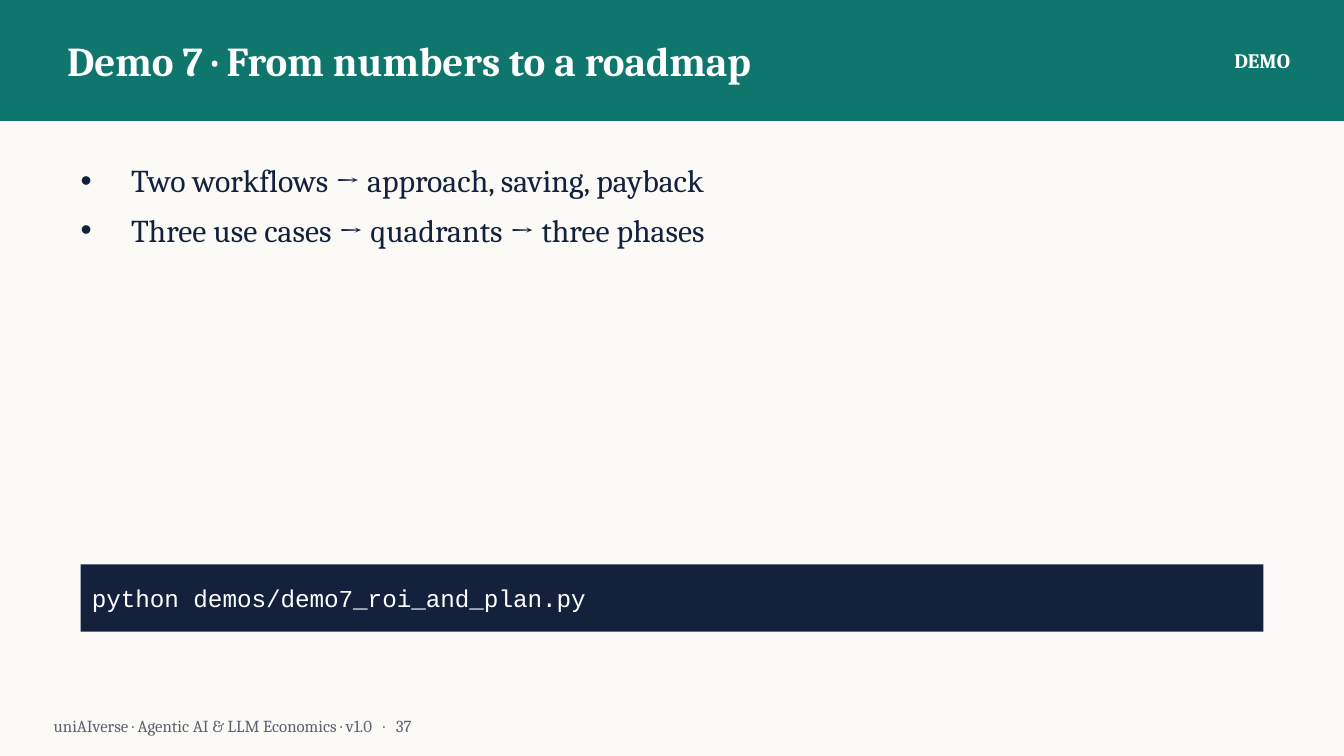
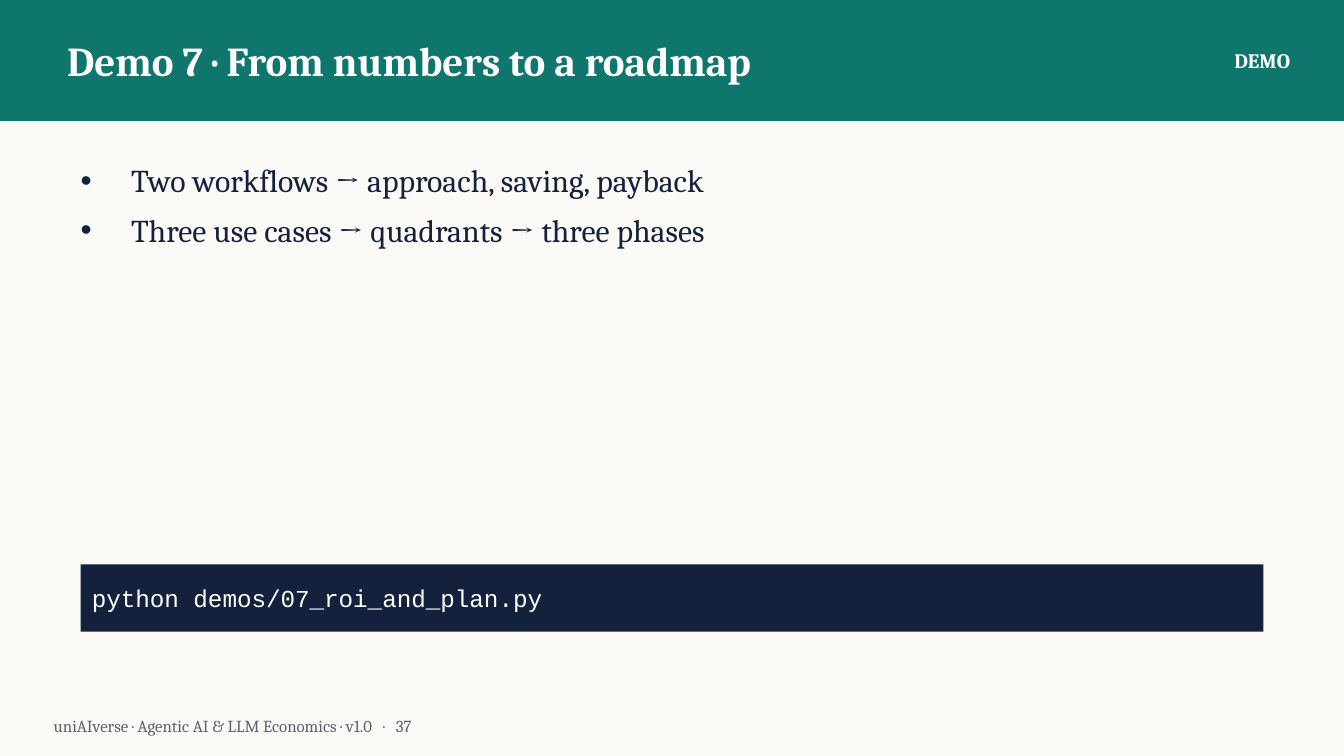
Before and after one commit to The-UniAiverse/Portfolio, a slide deck: slide 37 of training-materials/agentic-ai-workshop/Agentic-AI-LLM-Economics.pptx. Drawn at 1344x756 pixels with LibreOffice and Linux fonts; fonts in the diff are those of the drawing. Boxes give left, top, right and bottom in pixels: in the first picture for what was removed or moved away, otherwise in the second. Text is boxed around its words. In the diff, an @@ line names an element or a change of style, - is before the commit and + after.

Commit message:
chore: consolidate demo names in deck and guides; rebuild deck

```diff
--- a/training-materials/agentic-ai-workshop/Agentic-AI-LLM-Economics.pptx
+++ b/training-materials/agentic-ai-workshop/Agentic-AI-LLM-Economics.pptx
@@ text in rectangle at (x1=92, y1=590, x2=542, y2=612): text changed @@
-python demos/demo7_roi_and_plan.py
+python demos/07_roi_and_plan.py
```
Also in this commit, not shown: 6 other slides changed, 3 other files.
